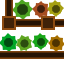
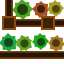
Comparing the layer stacks of the two (64, 64) images. Changes:
painted on "Polygon 2 copy 7" over (50, 37, 62, 49)
painted on "Rectangle 4 copy 8" over (48, 35, 64, 51)
painted on "Rectangle 8 copy 6" over (50, 37, 63, 50)
painted on "Polygon 2 copy 6" over (35, 36, 47, 48)
painted on "Rectangle 4 copy 7" over (32, 33, 49, 50)
painted on "Rectangle 8 copy 5" over (34, 35, 46, 47)
painted on "Polygon 2 copy 4" over (2, 36, 15, 49)
painted on "Rectangle 4 copy 5" over (0, 33, 18, 51)
painted on "Rectangle 8 copy 3" over (2, 36, 16, 50)
painted on "Polygon 2 copy 3" over (50, 3, 62, 15)
painted on "Rectangle 4 copy 4" over (47, 0, 64, 17)
painted on "Rectangle 8 copy 2" over (49, 2, 61, 14)
